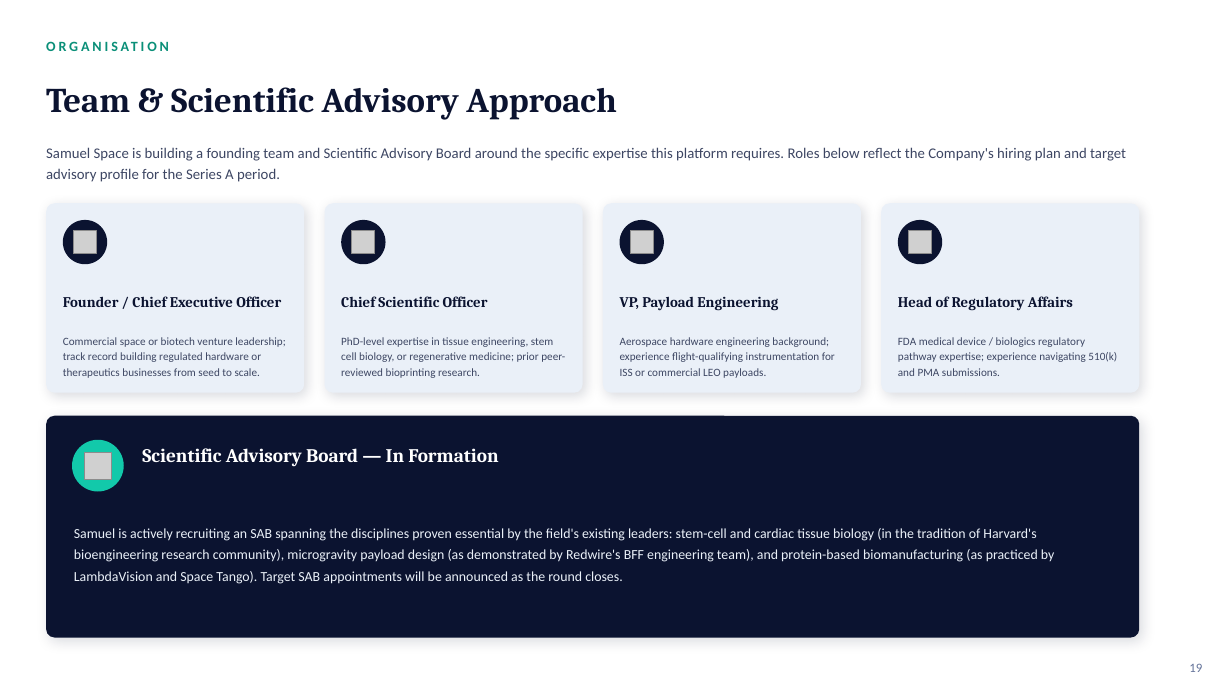
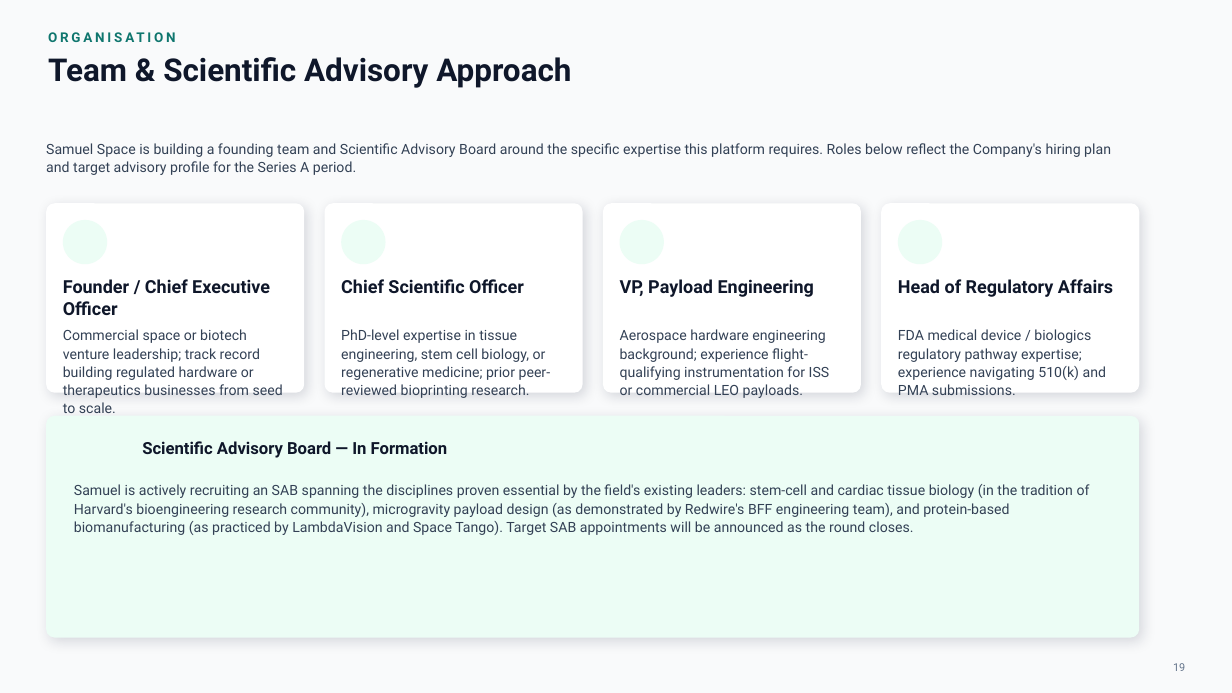
Before and after one commit to anthonyleedu/anthonyleedu, a slide deck: slide 19 of Samuel Space Organ and Tissue Engineering - Investor Presentation (2).pptx. Drawn at 1232x693 pixels with LibreOffice and Linux fonts; fonts in the diff are those of the drawing; grey boxes stand for pictures. Boxes give left, top, right and bottom in pixels: in the first picture for what was removed or moved away, otherwise in the second. Text is boxed around its words. In the diff, an @@ line names an element or a change of style, - is before the commit and + after.

```diff
--- a/Samuel Space Organ and Tissue Engineering - Investor Presentation (2).pptx
+++ b/Samuel Space Organ and Tissue Engineering - Investor Presentation (2).pptx
@@ background #FFFFFF to #F9FAFB @@
@@ text "ORGANISATION" at [48,26,1171,48]: size 11 to 10.5 pt, font Calibri to Roboto, text colour #0A8F78 to #0F766E @@
@@ text "Team & Scientific Advisory Approach": place and size @@
-text "Team & Scientific Advisory Approach" at [46,87,616,120]
+text "Team & Scientific Advisory Approach" at [48,57,571,88]
@@ text "Team & Scientific Advisory Approach" at [48,57,571,88]: size 27 to 24.5 pt, font Cambria to Roboto, text colour #0B1330 to #0F172A; vertical alignment middle to top @@
@@ text "Samuel Space is building a ..." at [46,143,1111,175]: size 11.5 to 11 pt, font Calibri to Roboto, text colour #3D4663 to #334155; line spacing 1.2 to 1.08; vertical alignment middle to top @@
@@ fill #EAF0F8 to #FFFFFF in 4 elements at [46,203,304,393], [324,203,582,393], [604,203,861,393], [882,203,1140,393] @@
@@ picture removed at [74,231,97,254] @@
@@ picture removed at [352,231,375,254] @@
@@ picture removed at [630,231,653,254] @@
@@ picture removed at [909,231,932,254] @@
@@ size 11.5 to 14 pt, font Cambria to Roboto, text colour #0B1330 to #0F172A; line spacing 1.1 to 1.02; vertical alignment middle to top in 4 elements at [63,279,270,315], [341,279,524,293], [620,279,814,297], [898,279,1113,297] @@
@@ size 8.7 to 11 pt, font Calibri to Roboto, text colour #3D4663 to #334155; line spacing 1.15 to 1.08; vertical alignment middle to top in 4 elements at [63,329,283,413], [341,329,551,398], [620,329,830,398], [898,329,1106,395] @@
@@ fill #0B1330 to #ECFDF5 in 5 elements at [63,220,107,264], [341,220,385,264], [620,220,665,264], [898,220,943,264], [46,416,1140,638] @@
@@ ellipse at [72,440,124,492]: fill #12C9AA to #ECFDF5 @@
@@ text "Scientific Advisory Board — In ..." at [142,441,448,458]: size 15 to 13 pt, font Cambria to Roboto, text colour #FFFFFF to #0F172A; vertical alignment middle to top @@
@@ picture removed at [84,452,111,479] @@
@@ text "Samuel is actively recruiting an ..." at [74,484,1090,535]: size 10.8 to 11 pt, font Calibri to Roboto, text colour #EAF0F8 to #334155; line spacing 1.28 to 1.08; vertical alignment middle to top @@
@@ text "19" at [1173,663,1185,671]: size 10 to 8.5 pt, font Calibri to Roboto, text colour #64739A to #64748B; alignment right to centre @@
```
Also in this commit, not shown: 20 other slides changed.
